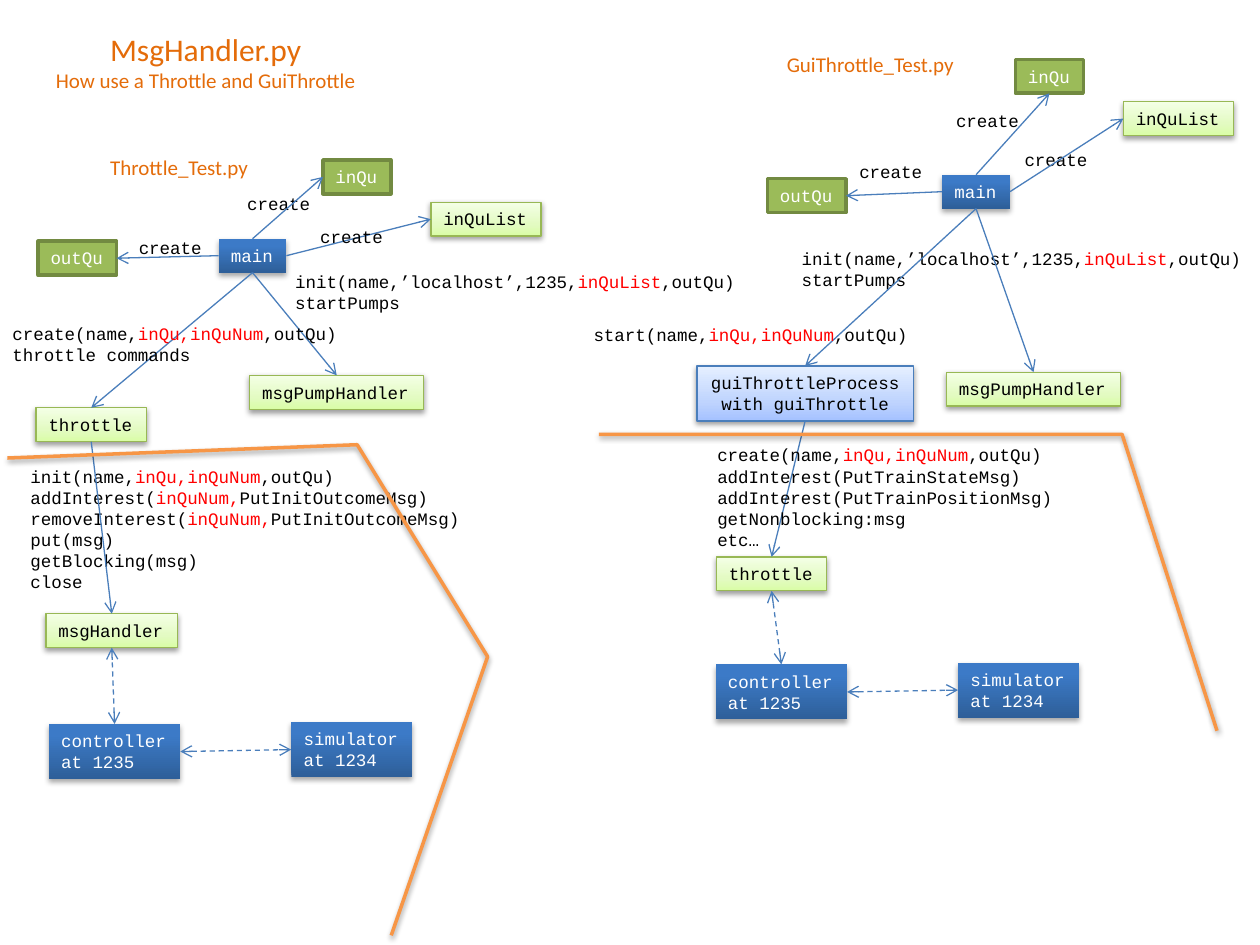
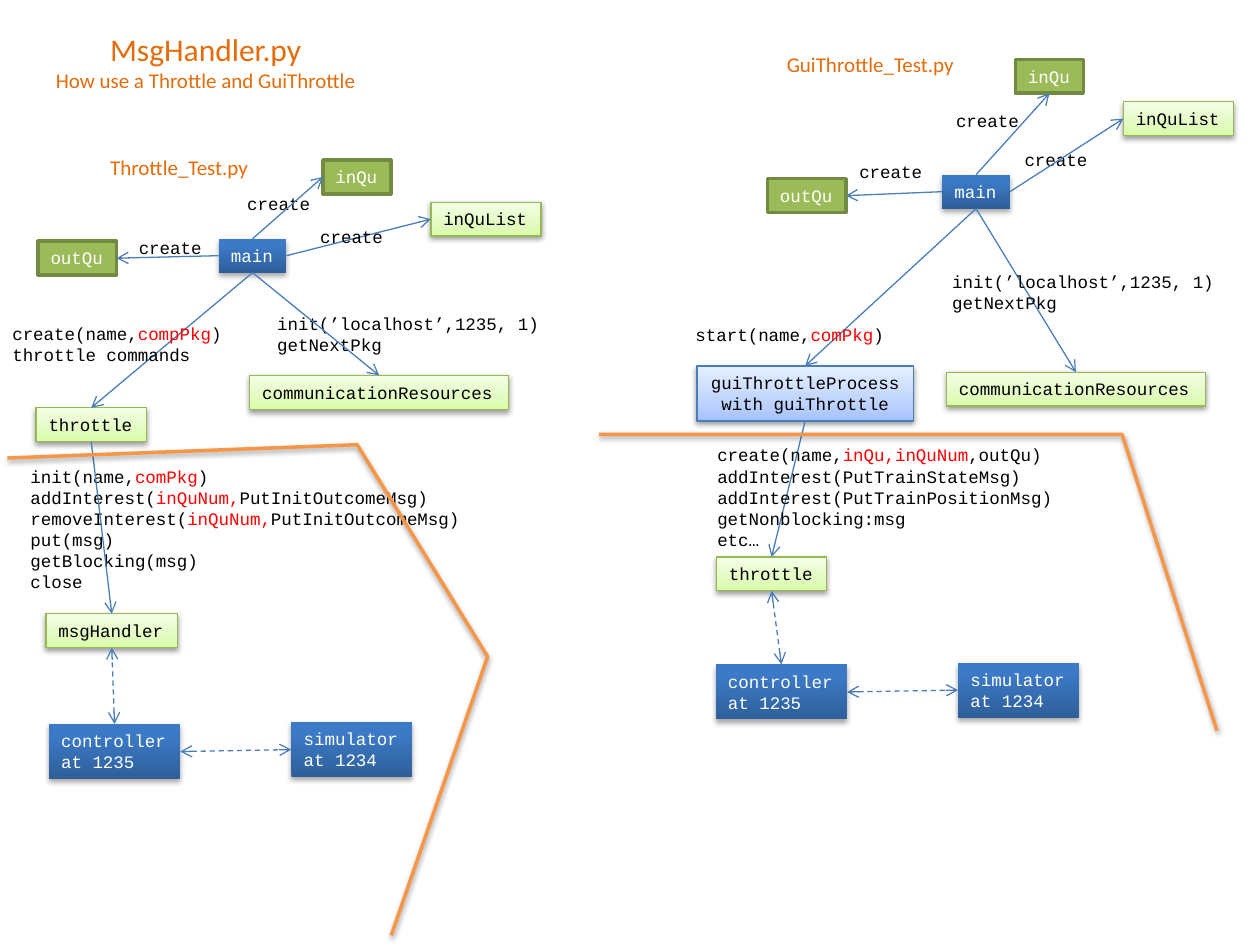
Before and after one commit to mlozborne/motin, a slide deck: slide 6 of Scripting/ScriptingDocumenation/DesignDiagrams.pptx. Drawn at 1260x945 pixels with LibreOffice and Linux fonts; fonts in the diff are those of the drawing. Boxes give left, top, right and bottom in pixels: in the first picture for what was removed or moved away, otherwise in the second. Text is boxed around its words. In the diff, an @@ line names an element or a change of style, - is before the commit and + after.

```diff
--- a/Scripting/ScriptingDocumenation/DesignDiagrams.pptx
+++ b/Scripting/ScriptingDocumenation/DesignDiagrams.pptx
@@ arrow moved from (976, 209) - (1033, 372) to (976, 209) - (1076, 372) @@
@@ arrow moved from (252, 272) - (336, 375) to (252, 272) - (379, 375) @@
@@ text at (952, 275, 1214, 315): text changed @@
-init(name,’localhost’,1235,inQuList,outQu)
-startPumps
+init(’localhost’,1235, 1)
+getNextPkg
@@ text at (12, 328, 221, 346): text changed @@
-create(name,inQu,inQuNum,outQu)
+create(name,compPkg)
@@ text at (277, 317, 539, 356): text changed @@
-init(name,’localhost’,1235,inQuList,outQu)
-startPumps
+init(’localhost’,1235, 1)
+getNextPkg
@@ text at (695, 329, 883, 347): text changed @@
-start(name,inQu,inQuNum,outQu)
+start(name,comPkg)
@@ rectangle "communicationResources": place and size @@
-rectangle "communicationResources" at (249, 375, 423, 410)
+rectangle "communicationResources" at (249, 375, 508, 410)
@@ text in rectangle at (262, 386, 492, 399): text changed @@
-msgPumpHandler
+communicationResources
@@ rectangle "communicationResources": place and size @@
-rectangle "communicationResources" at (946, 372, 1120, 406)
+rectangle "communicationResources" at (946, 372, 1205, 406)
@@ text in rectangle at (959, 383, 1189, 395): text changed @@
-msgPumpHandler
+communicationResources
@@ text at (30, 471, 208, 489): text changed @@
-init(name,inQu,inQuNum,outQu)
+init(name,comPkg)
```
Also in this commit, not shown: 1 other slide changed.
